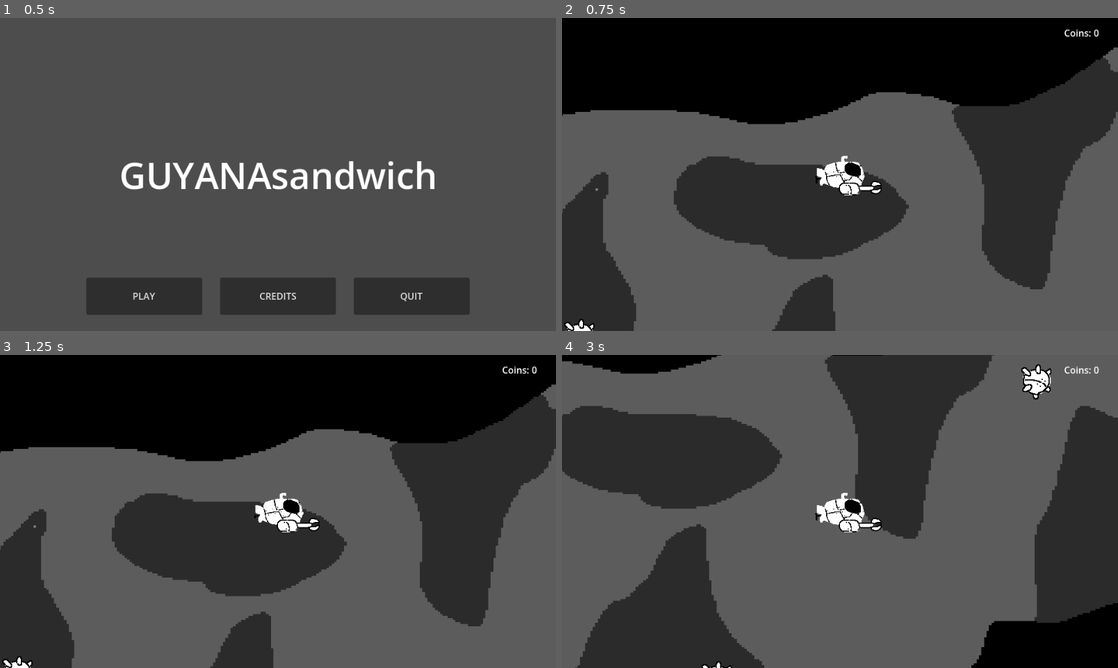
Above: before the commit, frames 1-4 (two rows, left to right).
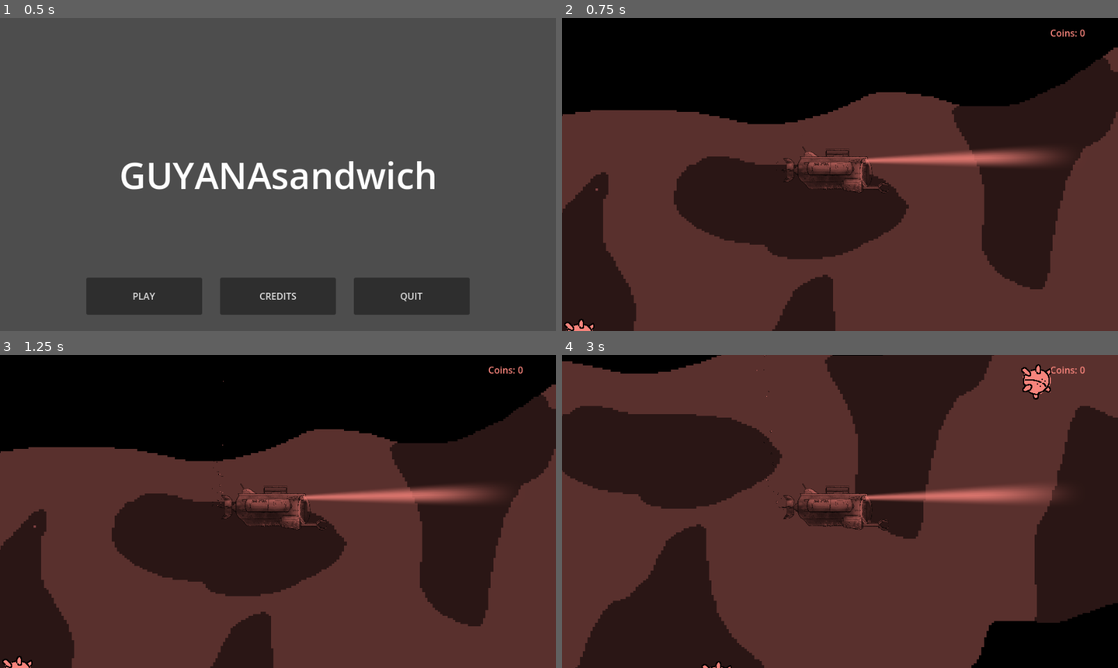
Above: after the commit, the same moments.

Repository: ArceusMaxis/guyana
Game: Godot game, scene res://scenes/main_menu.tscn
Two runs of this game, one before a commit and one after it. Both use one fixed random seed, a clock stepped at 60 frames per second and the inputs below.
Inputs:
- Up to frame 1 (0.5 s): no input
- Up to frame 2 (0.75 s): click "PLAY" at 0.5 s
- Up to frame 3 (1.25 s): no input
- Up to frame 4 (3 s): hold D (right) 1.28-2.03 s; tap Space (grab) at 1.35, 2.1, 2.85 s; hold S (down) 2.03-2.78 s; hold D (right) from 2.78 s (still down)

Frame 1 is identical in both runs. In frame 2, 48% of the frame differs, in the area x 0-100%, y 3-100%; in frame 3, 48%; in frame 4, 60%, in the area x 0-100%, y 0-100%.

Commit message:
before pipe claw

Diff:
--- /dev/null
+++ b/scenes/godrays.gdshader
@@ -0,0 +1,108 @@
+/*
+Shader from Godot Shaders - the free shader library.
+godotshaders.com/shader/god-rays
+
+Feel free to use, improve and change this shader according to your needs
+and consider sharing the modified result on godotshaders.com.
+*/
+
+shader_type canvas_item;
+
+uniform float angle = -0.3;
+uniform vec2 position = vec2(-0.2, 0.0);
+uniform float spread : hint_range(0.0, 1.0) = 0.5;
+uniform float cutoff : hint_range(-1.0, 1.0) = 0.1;
+uniform float falloff : hint_range(0.0, 1.0) = 0.2;
+uniform float edge_fade : hint_range(0.0, 1.0) = 0.15;
+
+uniform float speed = 1.0;
+uniform float ray1_density = 8.0;
+uniform float ray2_density = 30.0;
+uniform float ray2_intensity : hint_range(0.0, 1.0) = 0.3;
+
+uniform vec4 color : source_color = vec4(1.0, 0.9, 0.65, 0.8);
+uniform sampler2D SCREEN_TEXTURE : hint_screen_texture, filter_linear_mipmap;
+
+uniform bool hdr = false;
+uniform float seed = 5.0;
+
+// Random and noise functions from Book of Shader's chapter on Noise.
+float random(vec2 _uv) {
+    return fract(sin(dot(_uv.xy,
+                         vec2(12.9898, 78.233))) *
+        43758.5453123);
+}
+
+float noise (in vec2 uv) {
+    vec2 i = floor(uv);
+    vec2 f = fract(uv);
+
+    // Four corners in 2D of a tile
+    float a = random(i);
+    float b = random(i + vec2(1.0, 0.0));
+    float c = random(i + vec2(0.0, 1.0));
+    float d = random(i + vec2(1.0, 1.0));
+
+
+    // Smooth Interpolation
+
+    // Cubic Hermine Curve. Same as SmoothStep()
+    vec2 u = f * f * (3.0-2.0 * f);
+
+    // Mix 4 coorners percentages
+    return mix(a, b, u.x) +
+            (c - a)* u.y * (1.0 - u.x) +
+            (d - b) * u.x * u.y;
+}
+
+mat2 rotate(float _angle){
+    return mat2(vec2(cos(_angle), -sin(_angle)),
+                vec2(sin(_angle), cos(_angle)));
+}
+
+vec4 screen(vec4 base, vec4 blend){
+	return 1.0 - (1.0 - base) * (1.0 - blend);
+}
+
+void fragment()
+{
+
+	// Rotate, skew and move the UVs
+	vec2 transformed_uv = ( rotate(angle) * (UV - position) )  / ( (UV.y + spread) - (UV.y * spread) );
+
+	// Animate the ray according the the new transformed UVs
+	vec2 ray1 = vec2(transformed_uv.x * ray1_density + sin(TIME * 0.1 * speed) * (ray1_density * 0.2) + seed, 1.0);
+	vec2 ray2 = vec2(transformed_uv.x * ray2_density + sin(TIME * 0.2 * speed) * (ray1_density * 0.2) + seed, 1.0);
+
+	// Cut off the ray's edges
+	float cut = step(cutoff, transformed_uv.x) * step(cutoff, 1.0 - transformed_uv.x);
+	ray1 *= cut;
+	ray2 *= cut;
+
+	// Apply the noise pattern (i.e. create the rays)
+	float rays;
+
+	if (hdr){
+		// This is not really HDR, but check this to not clamp the two merged rays making
+		// their values go over 1.0. Can make for some nice effect
+		rays = noise(ray1) + (noise(ray2) * ray2_intensity);
+	}
+	else{
+		 rays = clamp(noise(ray1) + (noise(ray2) * ray2_intensity), 0., 1.);
+	}
+
+	// Fade out edges
+	rays *= smoothstep(0.0, falloff, (1.0 - UV.y)); // Bottom
+	rays *= smoothstep(0.0 + cutoff, edge_fade + cutoff, transformed_uv.x); // Left
+	rays *= smoothstep(0.0 + cutoff, edge_fade + cutoff, 1.0 - transformed_uv.x); // Right
+
+	// Color to the rays
+	vec3 shine = vec3(rays) * color.rgb;
+
+	// Try different blending modes for a nicer effect. "Screen" is included in the code,
+	// but take a look at https://godotshaders.com/snippet/blending-modes/ for more.
+	// With "Screen" blend mode:
+	shine = screen(texture(SCREEN_TEXTURE, SCREEN_UV), vec4(color)).rgb;
+
+	COLOR = vec4(shine, rays * color.a);
+}
--- a/scenes/subship.tscn
+++ b/scenes/subship.tscn
@@ -1,26 +1,38 @@
 [gd_scene format=3 uid="uid://dbhrivwtxuo2h"]
 
 [ext_resource type="Script" uid="uid://c7yekw1xoh8a2" path="res://scripts/sub2d.gd" id="1_88klh"]
-[ext_resource type="Texture2D" uid="uid://c3o3xjdcm6isc" path="res://textures/sub2d.png" id="2_l0iaw"]
-[ext_resource type="Texture2D" uid="uid://birl7sohdt2hb" path="res://textures/claw.png" id="3_mjtt7"]
+[ext_resource type="Texture2D" uid="uid://c33uhlxhiqqer" path="res://textures/bubble.png" id="2_j33nr"]
+[ext_resource type="Texture2D" uid="uid://dshlob4lhlkqu" path="res://textures/submarine_part_1.png" id="2_mjtt7"]
 [ext_resource type="Texture2D" uid="uid://bdnt0hgdy2mmm" path="res://textures/oldmine.png" id="4_j33nr"]
-
-[sub_resource type="AtlasTexture" id="AtlasTexture_mo20s"]
-atlas = ExtResource("2_l0iaw")
-region = Rect2(0, 0, 256, 256)
-
-[sub_resource type="AtlasTexture" id="AtlasTexture_5apra"]
-atlas = ExtResource("2_l0iaw")
-region = Rect2(256, 0, 256, 256)
+[ext_resource type="Texture2D" uid="uid://dmfgtbb676ier" path="res://textures/submarine_part_2.png" id="4_yrtbm"]
+[ext_resource type="Shader" uid="uid://d3vmes2vx17pk" path="res://scripts/tint_shader.gdshader" id="5_l0iaw"]
+[ext_resource type="Shader" uid="uid://b10igr3bwfe23" path="res://scenes/godrays.gdshader" id="6_mjtt7"]
+[ext_resource type="Texture2D" uid="uid://cgtpey7opdnpv" path="res://textures/submarine_part_3.png" id="7_yrtbm"]
+
+[sub_resource type="ShaderMaterial" id="ShaderMaterial_318gt"]
+shader = ExtResource("6_mjtt7")
+shader_parameter/angle = 0.29
+shader_parameter/position = Vector2(0.25, 0.5)
+shader_parameter/spread = 0.2030000096425
+shader_parameter/cutoff = 0.0340000491150001
+shader_parameter/falloff = 0.522000024795
+shader_parameter/edge_fade = 0.46800002223
+shader_parameter/speed = 1.175
+shader_parameter/ray1_density = 0.0
+shader_parameter/ray2_density = 27.88
+shader_parameter/ray2_intensity = 0.366000017385
+shader_parameter/color = Color(1, 1, 1, 0.8)
+shader_parameter/hdr = false
+shader_parameter/seed = 5.0
+
+[sub_resource type="RectangleShape2D" id="RectangleShape2D_318gt"]
+size = Vector2(40, 64)
 
 [sub_resource type="SpriteFrames" id="SpriteFrames_318gt"]
 animations = [{
 "frames": [{
 "duration": 1.0,
-"texture": SubResource("AtlasTexture_mo20s")
-}, {
-"duration": 1.0,
-"texture": SubResource("AtlasTexture_5apra")
+"texture": ExtResource("2_mjtt7")
 }],
 "loop": 1,
 "name": &"default",
@@ -28,11 +40,8 @@
 }]
 
 [sub_resource type="CapsuleShape2D" id="CapsuleShape2D_318gt"]
-radius = 24.0
-height = 80.0
-
-[sub_resource type="RectangleShape2D" id="RectangleShape2D_318gt"]
-size = Vector2(40, 64)
+radius = 28.65
+height = 128.0
 
 [sub_resource type="Animation" id="Animation_5apra"]
 length = 0.001
@@ -46,7 +55,7 @@
 "times": PackedFloat32Array(0),
 "transitions": PackedFloat32Array(1),
 "update": 0,
-"values": [Vector2(0.46505377, 0.5)]
+"values": [Vector2(0.072, 0.0774104)]
 }
 tracks/1/type = "value"
 tracks/1/imported = false
@@ -58,35 +67,23 @@
 "times": PackedFloat32Array(0),
 "transitions": PackedFloat32Array(1),
 "update": 0,
-"values": [Vector2(32.000004, 24)]
-}
-tracks/2/type = "value"
-tracks/2/imported = false
-tracks/2/enabled = true
-tracks/2/path = NodePath("flipnode/Claw:rotation")
-tracks/2/interp = 1
-tracks/2/loop_wrap = true
-tracks/2/keys = {
-"times": PackedFloat32Array(0),
-"transitions": PackedFloat32Array(1),
-"update": 0,
-"values": [0.0]
+"values": [Vector2(16.000004, 8.000002)]
 }
 
 [sub_resource type="Animation" id="Animation_p6y7h"]
 resource_name = "drop"
-length = 0.5
+length = 0.25
 tracks/0/type = "value"
 tracks/0/imported = false
 tracks/0/enabled = true
-tracks/0/path = NodePath("flipnode/Claw:rotation")
+tracks/0/path = NodePath("flipnode/Claw:position")
 tracks/0/interp = 1
 tracks/0/loop_wrap = true
 tracks/0/keys = {
-"times": PackedFloat32Array(0, 0.22, 0.5),
+"times": PackedFloat32Array(0, 0.118078396, 0.25),
 "transitions": PackedFloat32Array(1, 1, 1),
 "update": 0,
-"values": [0.0, -0.3228859, 0.0]
+"values": [Vector2(16.000004, 8.000002), Vector2(8, 8), Vector2(16.000004, 8.000002)]
 }
 
 [sub_resource type="Animation" id="Animation_o73sm"]
@@ -98,10 +95,10 @@
 tracks/0/interp = 1
 tracks/0/loop_wrap = true
 tracks/0/keys = {
-"times": PackedFloat32Array(-0.008333334, 0, 0.57, 1),
-"transitions": PackedFloat32Array(1, 1, 1, 1),
-"update": 0,
-"values": [Vector2(0.46505377, 0.5), Vector2(0.46505377, 0.5), Vector2(0.70564514, 0.5), Vector2(0.46505377, 0.5)]
+"times": PackedFloat32Array(0, 0.55, 1),
+"transitions": PackedFloat32Array(1, 1, 1),
+"update": 0,
+"values": [Vector2(0.072, 0.0774104), Vector2(0.12000001, 0.0774104), Vector2(0.072, 0.0774104)]
 }
 tracks/1/type = "value"
 tracks/1/imported = false
@@ -110,10 +107,10 @@
 tracks/1/interp = 1
 tracks/1/loop_wrap = true
 tracks/1/keys = {
-"times": PackedFloat32Array(-0.008333334, 0, 0.57, 1),
-"transitions": PackedFloat32Array(1, 1, 1, 1),
-"update": 0,
-"values": [Vector2(32.000004, 24), Vector2(32.000004, 24), Vector2(54.375004, 24), Vector2(32.000004, 24)]
+"times": PackedFloat32Array(0, 0.55, 1),
+"transitions": PackedFloat32Array(1, 1, 1),
+"update": 0,
+"values": [Vector2(16.000004, 8.000002), Vector2(7.6293945e-06, 8.000002), Vector2(16.000004, 8.000002)]
 }
 
 [sub_resource type="AnimationLibrary" id="AnimationLibrary_78rhj"]
@@ -123,29 +120,42 @@
 &"pickup": SubResource("Animation_o73sm")
 }
 
+[sub_resource type="ShaderMaterial" id="ShaderMaterial_mjtt7"]
+shader = ExtResource("5_l0iaw")
+shader_parameter/tint_color = Color(0.007438788, 0.52425444, 0, 1)
+shader_parameter/blend_amount = 0.800000038
+
 [node name="Ship" type="CharacterBody2D" unique_id=1365197171 groups=["player"]]
 script = ExtResource("1_88klh")
 thrust_speed = 800.0
 max_speed = 200.0
 friction = 0.98
 
-[node name="AnimatedSprite2D" type="AnimatedSprite2D" parent="." unique_id=1534982751]
-scale = Vector2(0.375, 0.375)
-sprite_frames = SubResource("SpriteFrames_318gt")
-autoplay = "default"
-
-[node name="CollisionShape2D" type="CollisionShape2D" parent="." unique_id=695989082]
-rotation = -1.5707964
-shape = SubResource("CapsuleShape2D_318gt")
-
-[node name="Camera2D" type="Camera2D" parent="." unique_id=72444264]
-
 [node name="flipnode" type="Marker2D" parent="." unique_id=677726236]
 
+[node name="CPUParticles2D" type="CPUParticles2D" parent="flipnode" unique_id=1656590288]
+position = Vector2(-104, -8)
+amount = 60
+texture = ExtResource("2_j33nr")
+emission_shape = 3
+emission_rect_extents = Vector2(9.285, 6.73)
+gravity = Vector2(0, -980)
+scale_amount_min = 0.05
+scale_amount_max = 0.2
+
+[node name="fakelight" type="ColorRect" parent="flipnode" unique_id=1172390606]
+z_index = 1
+material = SubResource("ShaderMaterial_318gt")
+offset_left = 45.09629
+offset_top = 8.004595
+offset_right = 108.49993
+offset_bottom = 395.9852
+rotation = -1.5723786
+
 [node name="Claw" type="Sprite2D" parent="flipnode" unique_id=705379457]
-position = Vector2(32.000004, 24)
-scale = Vector2(0.46505377, 0.5)
-texture = ExtResource("3_mjtt7")
+position = Vector2(16.000004, 8.000002)
+scale = Vector2(0.072, 0.0774104)
+texture = ExtResource("4_yrtbm")
 
 [node name="GrabArea" type="Area2D" parent="flipnode" unique_id=1561939041]
 position = Vector2(16, 0)
@@ -161,15 +171,33 @@
 visible = false
 texture = ExtResource("4_j33nr")
 
+[node name="SubmarinePart3" type="Sprite2D" parent="flipnode" unique_id=1738458247]
+z_index = 1
+position = Vector2(3.8146973e-06, 1.9073486e-06)
+scale = Vector2(0.12, 0.12)
+texture = ExtResource("7_yrtbm")
+
+[node name="AnimatedSprite2D" type="AnimatedSprite2D" parent="." unique_id=1534982751]
+scale = Vector2(0.12, 0.12)
+sprite_frames = SubResource("SpriteFrames_318gt")
+autoplay = "default"
+
+[node name="CollisionShape2D" type="CollisionShape2D" parent="." unique_id=695989082]
+position = Vector2(-8, -2.78)
+rotation = -1.5707964
+shape = SubResource("CapsuleShape2D_318gt")
+
+[node name="Camera2D" type="Camera2D" parent="." unique_id=72444264]
+
 [node name="AnimationPlayer" type="AnimationPlayer" parent="." unique_id=2034815550]
 libraries/ = SubResource("AnimationLibrary_78rhj")
 
 [node name="Control" type="Control" parent="." unique_id=207552457]
 layout_mode = 3
 anchors_preset = 0
-offset_left = -480.0
+offset_left = -504.0
 offset_top = -272.0
-offset_right = 480.0
+offset_right = 456.0
 offset_bottom = 272.0
 
 [node name="Coinlabel" type="Label" parent="Control" unique_id=850107245]
@@ -184,3 +212,18 @@
 grow_horizontal = 0
 text = "Coins: 0"
 horizontal_alignment = 2
+
+[node name="HueLayer" type="CanvasLayer" parent="." unique_id=255050449]
+layer = 100
+visible = false
+
+[node name="ColorRect" type="ColorRect" parent="HueLayer" unique_id=237898818]
+material = SubResource("ShaderMaterial_mjtt7")
+anchors_preset = 15
+anchor_right = 1.0
+anchor_bottom = 1.0
+grow_horizontal = 2
+grow_vertical = 2
+
+[node name="CanvasModulate" type="CanvasModulate" parent="." unique_id=262899531]
+color = Color(0.9693503, 0.51869804, 0.48519582, 1)
--- a/scripts/sub2d.gd
+++ b/scripts/sub2d.gd
@@ -30,20 +30,20 @@
 	input_vector.x = Input.get_axis("left", "right")
 	input_vector.y = Input.get_axis("up", "down")
 
-	if input_vector.length() > 0:
-		input_vector = input_vector.normalized()
-		velocity += input_vector * thrust_speed * delta
-		velocity = velocity.limit_length(max_speed)
+	if not is_animating:
+		if input_vector.length() > 0:
+			input_vector = input_vector.normalized()
+			velocity += input_vector * thrust_speed * delta
+			velocity = velocity.limit_length(max_speed)
 
-		if not is_animating:
 			if input_vector.x > 0:
 				sprite.flip_h = false
 				flipnode.scale.x = 1
 			elif input_vector.x < 0:
 				sprite.flip_h = true
 				flipnode.scale.x = -1
-	else:
-		velocity = velocity.lerp(Vector2.ZERO, 1.0 - pow(friction, delta * 60))
+		else:
+			velocity = velocity.lerp(Vector2.ZERO, 1.0 - pow(friction, delta * 60))
 
 	if Input.is_action_just_pressed("grab"):
 		_toggle_grab()
--- /dev/null
+++ b/scripts/tint_shader.gdshader
@@ -0,0 +1,12 @@
+shader_type canvas_item;
+
+uniform vec4 tint_color : source_color = vec4(1.0,1.0,0.0,1.0);
+uniform float blend_amount : hint_range(0.0,1.0) = 1.0;
+uniform sampler2D screen_texture : hint_screen_texture,filter_nearest;
+
+void fragment() {
+	vec4 screen_color = texture(screen_texture,SCREEN_UV);
+	vec3 tinted = screen_color.rgb * tint_color.rgb;
+	COLOR.rgb = mix(screen_color.rgb, tinted, blend_amount);
+	COLOR.a = screen_color.a;
+}
Not shown, added: scenes/godrays.gdshader.uid
Not shown, added: scripts/tint_shader.gdshader.uid
Binary file added: textures/bubble.png
Not shown, added: textures/bubble.png.import
Binary file added: textures/submarine_claw_bottom.png
Not shown, added: textures/submarine_claw_bottom.png.import
Binary file added: textures/submarine_claw_top.png
Not shown, added: textures/submarine_claw_top.png.import
Binary file added: textures/submarine_part_1.png
Not shown, added: textures/submarine_part_1.png.import
Binary file added: textures/submarine_part_2.png
Not shown, added: textures/submarine_part_2.png.import
(and 4 more such lines)
